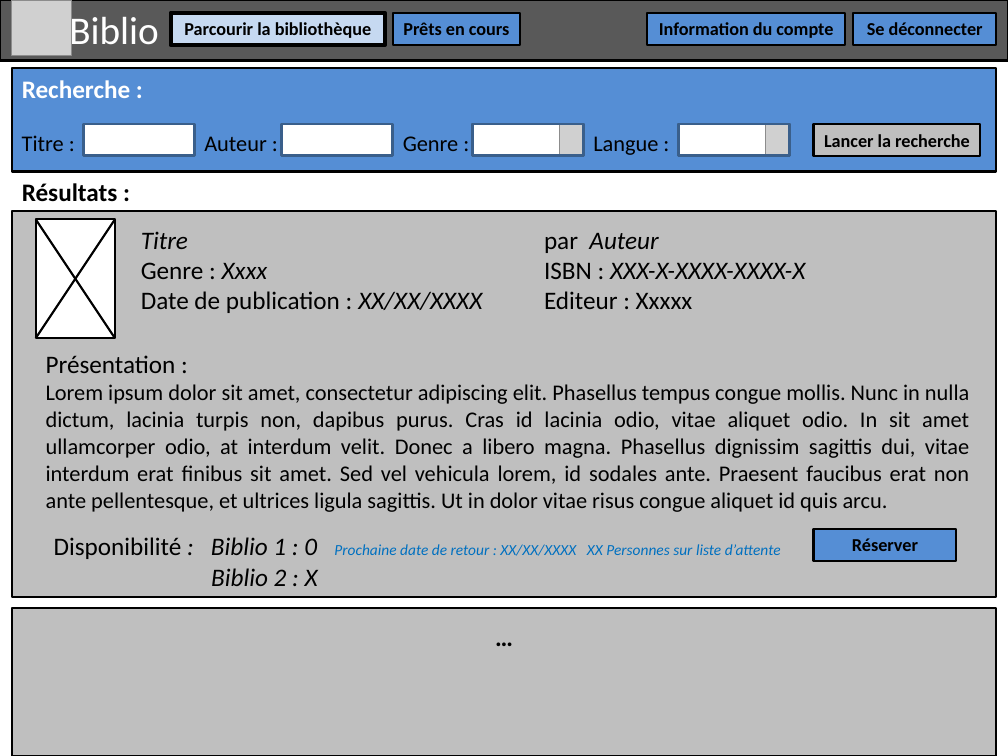
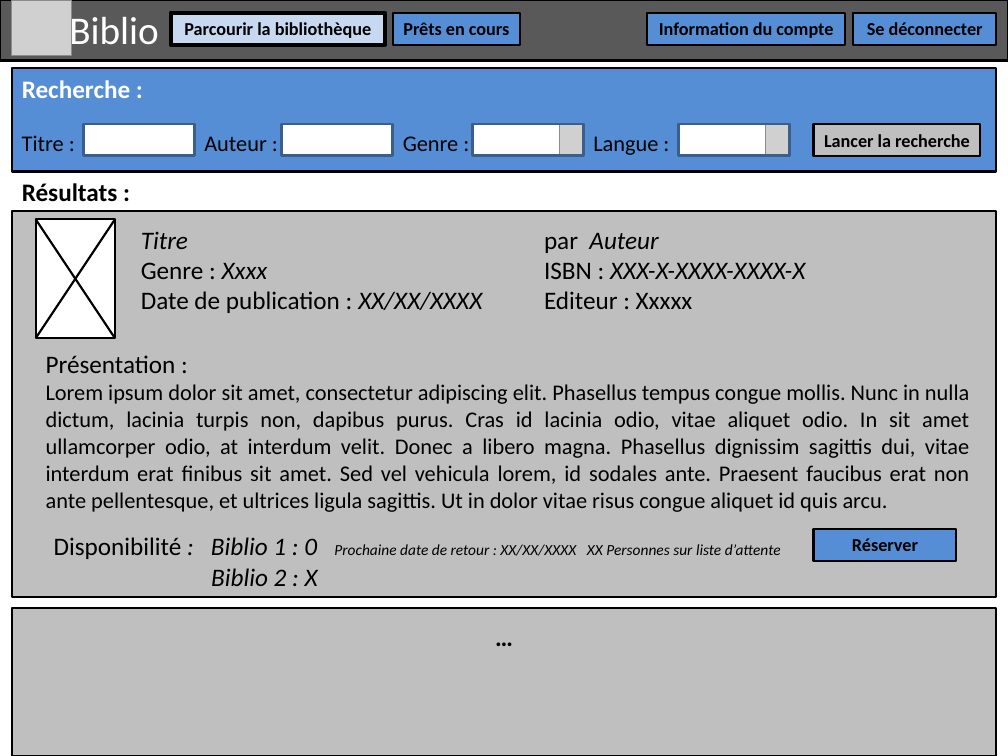
Before and after one commit to MisterSatch59/Projet7, a slide deck: slide 5 of analyse/Wireframes.pptx. Drawn at 1008x756 pixels with LibreOffice and Linux fonts; fonts in the diff are those of the drawing; grey boxes stand for pictures. Boxes give left, top, right and bottom in pixels: in the first picture for what was removed or moved away, otherwise in the second. Text is boxed around its words. In the diff, an @@ line names an element or a change of style, - is before the commit and + after.

```diff
--- a/analyse/Wireframes.pptx
+++ b/analyse/Wireframes.pptx
@@ text at (x1=54, y1=537, x2=781, y2=559): text colour #0070C0 to #000000 in "Prochaine date de retour : XX/XX/XXXX XX ..." @@
```
Also in this commit, not shown: 1 other slide changed, 21 other files.
